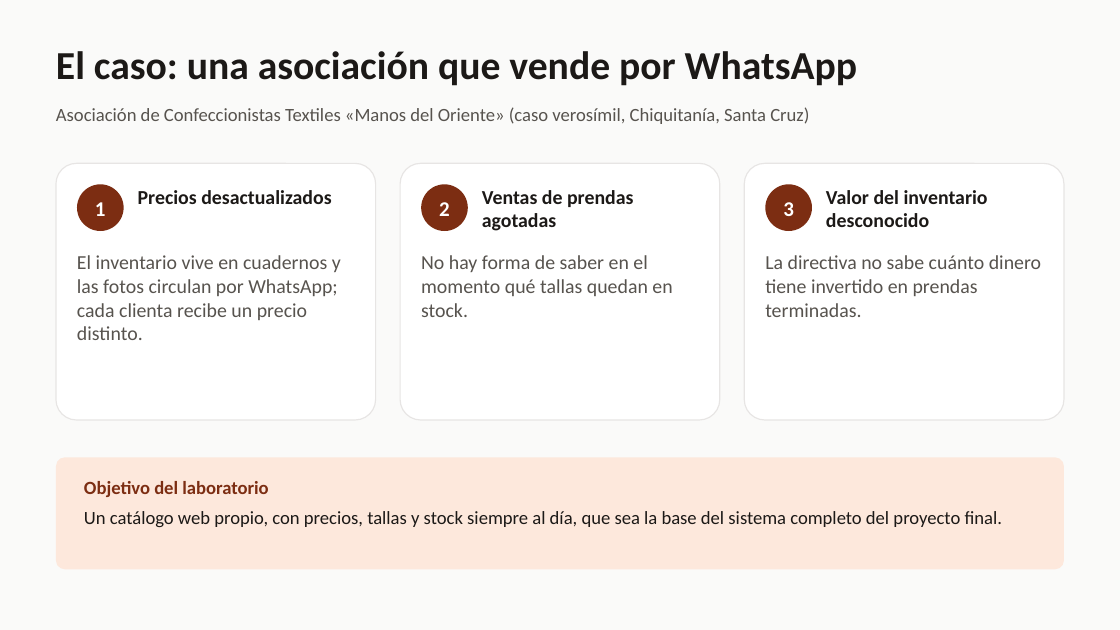
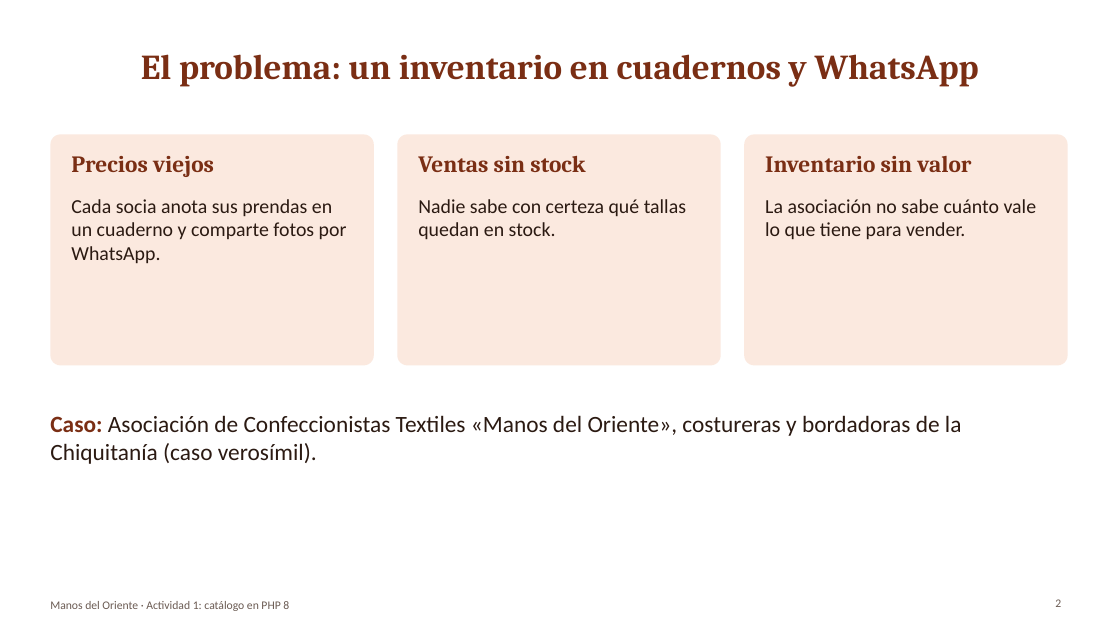
Before and after one commit to TecnologiaWeb2/Tecnologiaweb2, a slide deck: slide 2 of docs/actividad-01/Presentacion_Actividad01.pptx. Drawn at 1120x630 pixels with LibreOffice and Linux fonts; fonts in the diff are those of the drawing. Boxes give left, top, right and bottom in pixels: in the first picture for what was removed or moved away, otherwise in the second. Text is boxed around its words. In the diff, an @@ line names an element or a change of style, - is before the commit and + after.

```diff
--- a/docs/actividad-01/Presentacion_Actividad01.pptx
+++ b/docs/actividad-01/Presentacion_Actividad01.pptx
@@ background #FAFAF9 to #FFFFFF @@
@@ title "El problema: un inventario en ..." at box(141, 54, 979, 86): vertical alignment top to middle @@
@@ title at box(141, 54, 979, 86): text changed; size 34 to 30 pt; font Calibri to Cambria; text colour #1C1917 to #7A2E14 @@
-El caso: una asociación que vende por WhatsApp
+El problema: un inventario en cuadernos y WhatsApp
@@ fill #FFFFFF to #FBE9DF; outline #E7E5E4 1 pt to none; proportions changed in 3 elements at box(397, 134, 721, 365), box(744, 134, 1068, 365), box(50, 134, 374, 365) @@
@@ rounded rectangle: place and size @@
-rounded rectangle at box(56, 163, 376, 420)
+rounded rectangle at box(50, 134, 374, 365)
@@ rounded rectangle: place and size @@
-rounded rectangle at box(400, 163, 720, 420)
+rounded rectangle at box(397, 134, 721, 365)
@@ rounded rectangle: place and size @@
-rounded rectangle at box(744, 163, 1065, 420)
+rounded rectangle at box(744, 134, 1068, 365)
@@ text at box(71, 156, 214, 177): text changed; size 17 to 20 pt; font Calibri to Cambria; text colour #1C1917 to #7A2E14 @@
-Precios desactualizados
+Precios viejos
@@ text added at box(418, 156, 585, 172), 20 pt, text #7A2E14, bold @@
+Ventas sin stock
@@ text added at box(765, 156, 971, 172), 20 pt, text #7A2E14, bold @@
+Inventario sin valor
@@ text at box(71, 199, 347, 263): text changed; text colour #57534E to #2B1A12 @@
-El inventario vive en cuadernos y las fotos circulan por WhatsApp; cada clienta recibe un precio distinto.
+Cada socia anota sus prendas en un cuaderno y comparte fotos por WhatsApp.
@@ ellipse removed at box(77, 184, 124, 231) @@
-1
@@ text at box(418, 199, 686, 239): text changed; text colour #57534E to #2B1A12 @@
-No hay forma de saber en el momento qué tallas quedan en stock.
+Nadie sabe con certeza qué tallas quedan en stock.
@@ text removed at box(482, 190, 633, 231) @@
-Ventas de prendas agotadas
@@ text at box(765, 199, 1037, 239): text changed; text colour #57534E to #2B1A12 @@
-La directiva no sabe cuánto dinero tiene invertido en prendas terminadas.
+La asociación no sabe cuánto vale lo que tiene para vender.
@@ ellipse removed at box(765, 184, 812, 231) @@
-3
@@ text removed at box(826, 190, 988, 227) @@
-Valor del inventario desconocido
@@ text "Caso: Asociación de Confeccionistas Textiles ..." at box(50, 415, 962, 464): vertical alignment top to middle @@
@@ text at box(50, 415, 962, 464): text changed; size 16 to 20 pt; text colour #57534E to #2B1A12 @@
-Asociación de Confeccionistas Textiles «Manos del Oriente» (caso verosímil, Chiquitanía, Santa Cruz)
+Caso: Asociación de Confeccionistas Textiles «Manos del Oriente», costureras y bordadoras de la Chiquitanía (caso verosímil).
@@ rounded rectangle removed at box(56, 457, 1065, 569) @@
@@ text removed at box(84, 481, 268, 497) @@
-Objetivo del laboratorio
@@ text removed at box(84, 511, 1003, 527) @@
-Un catálogo web propio, con precios, tallas y stock siempre al día, que sea la base del sistema completo del proyecto final.
@@ page number: place and size @@
-page number at box(421, 184, 468, 231)
+page number at box(1055, 599, 1061, 607)
@@ page number at box(1055, 599, 1061, 607): size 18 to 10 pt, text colour #FFFFFF to #6B5B53, bold off; alignment centre to right; vertical alignment middle to top; fill #7C2D12 to none @@
@@ text added at box(50, 601, 289, 611), 10 pt, text #6B5B53 @@
+Manos del Oriente · Actividad 1: catálogo en PHP 8
```
Also in this commit, not shown: 2 other slides changed, 8 slides added, 8 slides removed, 1 other file.
